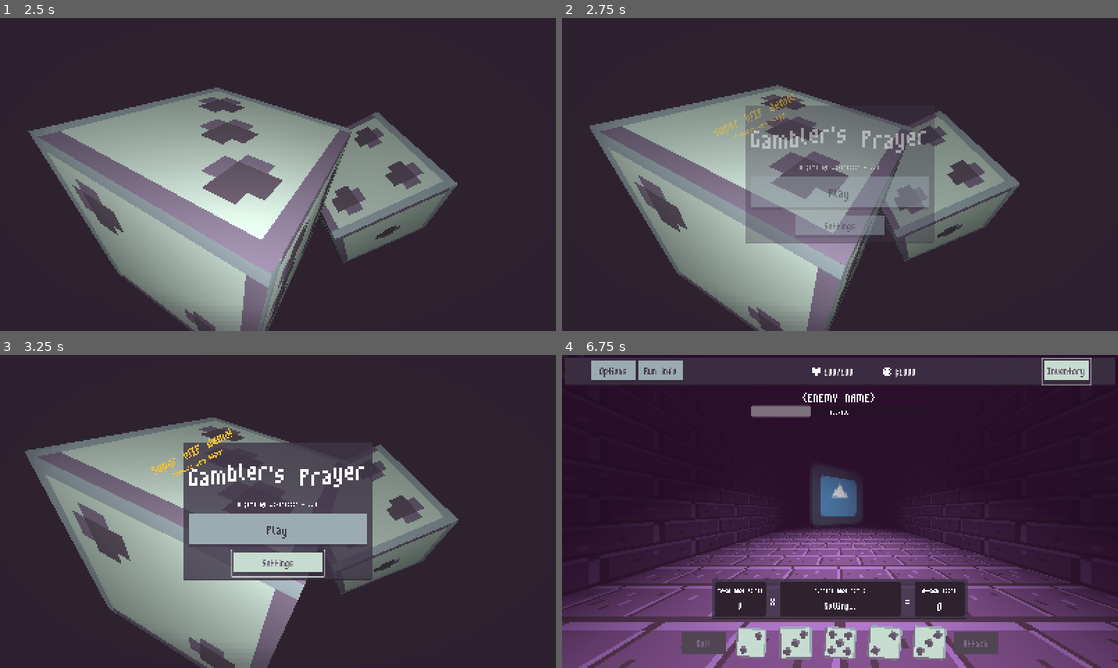
Above: before the commit, frames 1-4 (two rows, left to right).
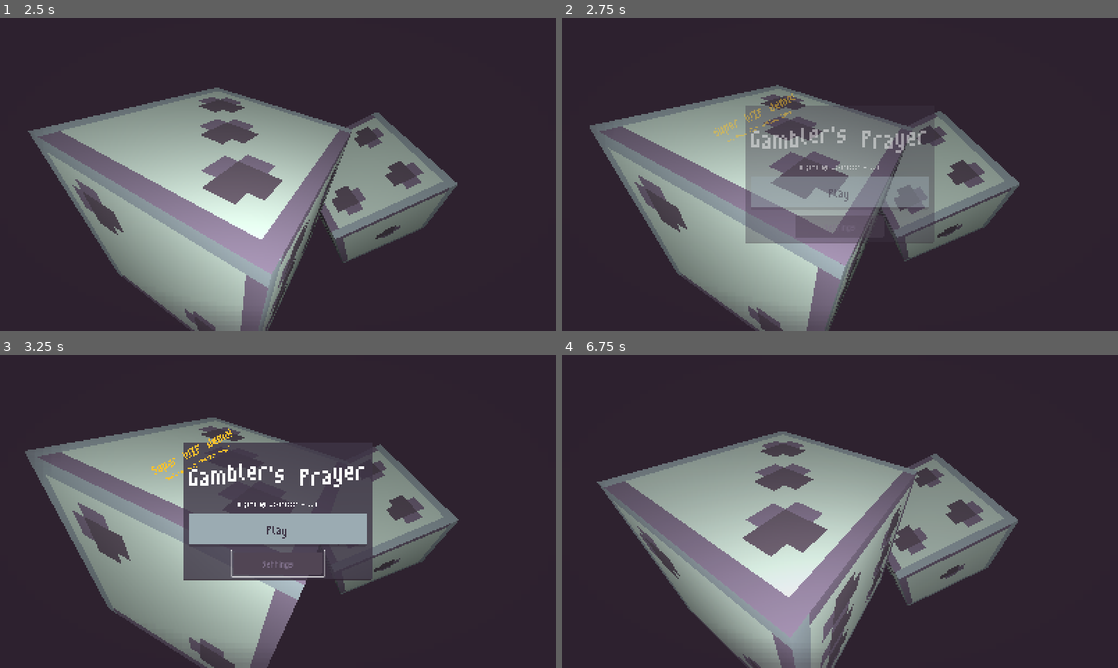
Above: after the commit, the same moments.

Repository: wokeraccoon/DiceGame
Game: Godot game, scene res://scenes/main.tscn
Two runs of this game, one before a commit and one after it. Both use one fixed random seed, a clock stepped at 60 frames per second and the inputs below. The engine's default icon, where the game draws it, is replaced by a stand-in: a white triangle on a blue panel in a dark square.
Inputs (mouse positions are in pixels of both pictures, inside the frame that each line leads up to):
- Up to frame 1 (2.5 s): move the mouse to (400, 158) at 0.52 s; hold D (turn_right) 0.53-1.28 s; move the mouse to (166, 190) at 1.27 s; hold S (walk_backwards) 1.28-2.03 s; move the mouse to (333, 105) at 2.02 s; hold D (turn_right) from 2.03 s (still down)
- Up to frame 2 (2.75 s): keep holding D (turn_right)
- Up to frame 3 (3.25 s): release D (turn_right) at 2.75 s; click (278, 564) at 2.75 s, where only the run before the commit has a clickable "Settings"
- Up to frame 4 (6.75 s): click "Play" at 3.5 s; click "Options" at 4.25 s; click (840, 495) at 5 s, where only the run after the commit has a clickable "Main Menu"; click (662, 370) at 5.75 s, where only the run before the commit has a clickable "Run info"; click (1067, 370) at 6.5 s, where only the run before the commit has a clickable "Inventory"

Frame 1 is identical in both runs. In frame 2, 1.0% of the frame differs, in the area x 29-58%, y 29-70%; in frame 3, 1.1%; in frame 4, 53%, in the area x 0-100%, y 0-100%.

Commit message:
added options menu

Diff:
--- a/classes/Ability.gd
+++ /dev/null
@@ -1,2 +0,0 @@
-class_name Abiltiy
-extends Item
--- a/classes/player_class.gd
+++ b/classes/player_class.gd
@@ -5,5 +5,4 @@
 @export var description : String = ""
 @export var sprite : Texture2D = preload("res://icon.svg")
 @export var base_health : int = 100
-@export var starter_weapon : Weapon
 @export var starter_items : Array[Item]
--- a/classes/weapon.gd
+++ /dev/null
@@ -1,4 +0,0 @@
-class_name Weapon
-extends Item
-
-@export var base_damage : int
--- a/dice/dice.gd
+++ b/dice/dice.gd
@@ -39,6 +39,10 @@
 		dice_texture.texture = alt_dice_array_textures[dice_value - 1]
 	else:
 		dice_texture.texture = dice_array_textures[dice_value - 1]
+
+	can_interact = true
+	dice_state = DiceStates.INTRO
+
 
 func _process(delta: float) -> void:
 
@@ -101,6 +105,8 @@
 		elif dice_state == DiceStates.LOCK:
 			animation_player.play("DICE_UNLOCK")
 
+func reset_dice() -> void:
+	_ready()
 
 func _on_dice_button_focus_entered() -> void:
 	if can_interact:
--- a/scenes/game/battle_stage/battle_ui/player_dice_ui.gd
+++ b/scenes/game/battle_stage/battle_ui/player_dice_ui.gd
@@ -7,36 +7,42 @@
 @onready var roll_button: Button = %RollButton
 @onready var attack_button: Button = %AttackButton
 @onready var scoring_area: HBoxContainer = %ScoringArea
-@onready var top_bar_ui: MarginContainer = %TopBarUI
 @onready var total_dice_score_label: Label = %TotalDiceScoreLabel
 @onready var attack_score_label: Label = %AttackScoreLabel
+@onready var rolls_left_box: MarginContainer = $BottomAreaUi/VBoxContainer/DiceArea/RollsLeftBox
+@onready var rolls_left_label: Label = %RollsLeftLabel
+@onready var dice_hand_label: RichTextLabel = %DiceHandLabel
 
 @export var player_dice : Array[Dice] = []
 
 var total_dice_score : int = 0
+var rolls_left : int  = 0
 
 signal dice_roll_finished(dice_values : Dictionary[String,int])
+
+signal player_attacked
 
 func _ready() -> void:
 	total_dice_score = 0
 	total_dice_score_label.text = str(total_dice_score)
-
 	roll_button.hide()
 	attack_button.hide()
 	scoring_area.hide()
+	rolls_left_box.hide()
 
 	set_attack_score_label(0)
 
-	_on_battle_stage_ready()
+	show_player_dice_ui()
 
-func _on_battle_stage_ready() -> void:
+func show_player_dice_ui() -> void:
 
-	for i in 5:
-		await get_tree().create_timer(0.25).timeout
-		var dice : Dice = DICE.instantiate()
-		player_dice_holder.add_child(dice)
-		dice.connect("roll_complete",on_dice_roll_complete)
-		player_dice.append(dice)
+	if player_dice.is_empty():
+		for i in 5:
+			await get_tree().create_timer(0.25).timeout
+			var dice : Dice = DICE.instantiate()
+			player_dice_holder.add_child(dice)
+			dice.connect("roll_complete",on_dice_roll_complete)
+			player_dice.append(dice)
 
 
 	await get_tree().create_timer(0.25).timeout
@@ -44,6 +50,7 @@
 	roll_button.show()
 	attack_button.show()
 	scoring_area.show()
+	rolls_left_box.show()
 	roll_button.disabled = true
 	attack_button.disabled = true
 
@@ -55,7 +62,9 @@
 
 	if dice_rolled == 5:
 		dice_rolled = 0
-		roll_button.disabled = false
+
+		if rolls_left > 0:
+			roll_button.disabled = false
 		attack_button.disabled = false
 
 		roll_button.grab_focus()
@@ -71,7 +80,6 @@
 		dice_roll_finished.emit(dice_values)
 
 
-@onready var dice_hand_label: RichTextLabel = %DiceHandLabel
 
 func show_dice_combo(dice_combo : DiceCalculator.DiceComboNames) -> void:
 
@@ -93,10 +101,20 @@
 		DiceCalculator.DiceComboNames.YATCH:
 			dice_hand_label.text = "[rainbow sat=0.5][wave amp=100 freq=5][font_size=48]Yatch! (100)[/font_size][/wave][/rainbow]"
 
-func set_attack_score_label(score : int):
+func set_rolls_left(rolls : int) -> void:
+	rolls_left = rolls
+	rolls_left_label.text = str(rolls)
+
+func set_attack_score_label(score : int) -> void:
 	attack_score_label.text = str(score)
 
 func _on_roll_button_pressed() -> void:
+	roll_dice()
+
+func roll_dice(initial_roll : bool = false) -> void:
+	if !initial_roll:
+		set_rolls_left(rolls_left - 1)
+
 	set_attack_score_label(0)
 	total_dice_score = 0
 	total_dice_score_label.text = str(total_dice_score)
@@ -104,7 +122,20 @@
 	dice_hand_label.text = "[shake rate=20.0 level=5 connected=1][font_size=48]Rolling...[/font_size][/shake]"
 
 	for dice : Dice in player_dice:
+		if initial_roll:
+			dice.reset_dice()
+
 		dice.start_roll_dice()
 
 	roll_button.disabled = true
 	attack_button.disabled = true
+
+func reset_player_UI(rolls : int) -> void:
+	show()
+	set_rolls_left(rolls)
+	roll_dice(true)
+
+func _on_attack_button_pressed() -> void:
+	hide()
+
+	player_attacked.emit()
--- a/scenes/game/battle_stage/battle_ui/player_dice_ui.tscn
+++ b/scenes/game/battle_stage/battle_ui/player_dice_ui.tscn
@@ -24,14 +24,11 @@
 [node name="BottomAreaUi" type="MarginContainer" parent="."]
 custom_minimum_size = Vector2(964, 272)
 layout_mode = 1
-anchors_preset = 7
-anchor_left = 0.5
+anchors_preset = 12
 anchor_top = 1.0
-anchor_right = 0.5
+anchor_right = 1.0
 anchor_bottom = 1.0
-offset_left = -358.0
-offset_top = -248.0
-offset_right = 358.0
+offset_top = -261.0
 grow_horizontal = 2
 grow_vertical = 0
 theme_override_constants/margin_left = 8
@@ -207,6 +204,51 @@
 size_flags_horizontal = 3
 mouse_filter = 2
 
+[node name="RollsLeftBox" type="MarginContainer" parent="BottomAreaUi/VBoxContainer/DiceArea"]
+custom_minimum_size = Vector2(142, 0)
+layout_mode = 2
+size_flags_horizontal = 4
+size_flags_vertical = 4
+
+[node name="Panel2" type="Panel" parent="BottomAreaUi/VBoxContainer/DiceArea/RollsLeftBox"]
+layout_mode = 2
+theme_override_styles/panel = SubResource("StyleBoxTexture_sjw43")
+
+[node name="MarginContainer" type="MarginContainer" parent="BottomAreaUi/VBoxContainer/DiceArea/RollsLeftBox"]
+layout_mode = 2
+theme_override_constants/margin_left = 8
+theme_override_constants/margin_top = 8
+theme_override_constants/margin_right = 8
+theme_override_constants/margin_bottom = 8
+
+[node name="VBoxContainer" type="HBoxContainer" parent="BottomAreaUi/VBoxContainer/DiceArea/RollsLeftBox/MarginContainer"]
+layout_mode = 2
+theme_override_constants/separation = 8
+
+[node name="RollsLeftLabel" type="Label" parent="BottomAreaUi/VBoxContainer/DiceArea/RollsLeftBox/MarginContainer/VBoxContainer"]
+unique_name_in_owner = true
+layout_mode = 2
+size_flags_horizontal = 3
+size_flags_vertical = 3
+theme_override_font_sizes/font_size = 48
+text = "0"
+horizontal_alignment = 1
+vertical_alignment = 1
+
+[node name="Label" type="Label" parent="BottomAreaUi/VBoxContainer/DiceArea/RollsLeftBox/MarginContainer/VBoxContainer"]
+layout_mode = 2
+size_flags_vertical = 1
+theme_override_font_sizes/font_size = 32
+text = "Rolls Left"
+horizontal_alignment = 1
+vertical_alignment = 1
+
+[node name="MarginContainer6" type="MarginContainer" parent="BottomAreaUi/VBoxContainer/DiceArea"]
+custom_minimum_size = Vector2(8, 0)
+layout_mode = 2
+size_flags_horizontal = 4
+mouse_filter = 2
+
 [node name="RollButton" type="Button" parent="BottomAreaUi/VBoxContainer/DiceArea"]
 unique_name_in_owner = true
 custom_minimum_size = Vector2(128, 64)
@@ -214,11 +256,15 @@
 size_flags_horizontal = 4
 size_flags_vertical = 4
 text = "Roll"
+
+[node name="HBoxContainer" type="HBoxContainer" parent="BottomAreaUi/VBoxContainer/DiceArea"]
+layout_mode = 2
 
 [node name="MarginContainer" type="MarginContainer" parent="BottomAreaUi/VBoxContainer/DiceArea"]
 custom_minimum_size = Vector2(64, 0)
 layout_mode = 2
-size_flags_horizontal = 3
+size_flags_horizontal = 0
+size_flags_vertical = 4
 mouse_filter = 2
 
 [node name="PlayerDiceHolder" type="HBoxContainer" parent="BottomAreaUi/VBoxContainer/DiceArea"]
@@ -233,7 +279,8 @@
 [node name="MarginContainer2" type="MarginContainer" parent="BottomAreaUi/VBoxContainer/DiceArea"]
 custom_minimum_size = Vector2(64, 0)
 layout_mode = 2
-size_flags_horizontal = 3
+size_flags_horizontal = 0
+size_flags_vertical = 4
 mouse_filter = 2
 
 [node name="AttackButton" type="Button" parent="BottomAreaUi/VBoxContainer/DiceArea"]
@@ -244,9 +291,22 @@
 size_flags_vertical = 4
 text = "Attack"
 
-[node name="MarginContainer3" type="MarginContainer" parent="BottomAreaUi/VBoxContainer/DiceArea"]
+[node name="MarginContainer8" type="MarginContainer" parent="BottomAreaUi/VBoxContainer/DiceArea"]
+custom_minimum_size = Vector2(8, 0)
+layout_mode = 2
+size_flags_horizontal = 4
+mouse_filter = 2
+
+[node name="MarginContainer9" type="MarginContainer" parent="BottomAreaUi/VBoxContainer/DiceArea"]
+custom_minimum_size = Vector2(142, 64)
+layout_mode = 2
+size_flags_horizontal = 4
+size_flags_vertical = 4
+
+[node name="MarginContainer7" type="MarginContainer" parent="BottomAreaUi/VBoxContainer/DiceArea"]
 layout_mode = 2
 size_flags_horizontal = 3
 mouse_filter = 2
 
 [connection signal="pressed" from="BottomAreaUi/VBoxContainer/DiceArea/RollButton" to="." method="_on_roll_button_pressed"]
+[connection signal="pressed" from="BottomAreaUi/VBoxContainer/DiceArea/AttackButton" to="." method="_on_attack_button_pressed"]
--- a/scenes/game/game_manager.gd
+++ b/scenes/game/game_manager.gd
@@ -1,16 +1,26 @@
 class_name GameManager
 extends Node2D
 
+enum GameStates {
+	PLAYER_TURN,
+	ENEMY_TURN,
+	DEAD,
+	WIN
+}
 
+var game_state : GameStates = GameStates.PLAYER_TURN
 
+@onready var player_manager: PlayerManager = $PlayerManager
 @onready var dice_calculator: DiceCalculator = $DiceCalculator
 @onready var battle_stage: BattleStage = %BattleStage
-
 @onready var player_dice_ui: PlayerDiceUI = %PlayerDiceUI
+@onready var top_bar_ui: TopBarUI = %TopBarUI
 
 var player_attack_score : int = 0
 
-signal restart_run
+
+func _ready() -> void:
+	player_dice_ui.set_rolls_left(player_manager.rolls)
 
 func _on_player_dice_ui_dice_roll_finished(dice_values: Dictionary[String,int]) -> void:
 	player_attack_score = 0
@@ -23,3 +33,7 @@
 
 	player_dice_ui.set_attack_score_label(player_attack_score)
 	player_dice_ui.show_dice_combo(dice_combo)
+
+
+func _on_player_dice_ui_player_attacked() -> void:
+	pass
--- a/scenes/game/game_manager.tscn
+++ b/scenes/game/game_manager.tscn
@@ -1,8 +1,9 @@
-[gd_scene load_steps=7 format=3 uid="uid://b6hkp7ydpotqs"]
+[gd_scene load_steps=8 format=3 uid="uid://b6hkp7ydpotqs"]
 
 [ext_resource type="Script" uid="uid://v54vb110se7y" path="res://scenes/game/game_manager.gd" id="1_x6pty"]
 [ext_resource type="PackedScene" uid="uid://b2rt1670ts75n" path="res://scenes/game/dice_calculator/dice_calculator.tscn" id="2_ghnn3"]
 [ext_resource type="PackedScene" uid="uid://dkx41chdlblvm" path="res://scenes/game/battle_stage/battle_stage.tscn" id="3_i3nyo"]
+[ext_resource type="PackedScene" uid="uid://c8iv0aaoj855d" path="res://scenes/game/player_manager/player_manager.tscn" id="3_o5hsk"]
 [ext_resource type="PackedScene" uid="uid://tliv023b8t2y" path="res://scenes/game/battle_stage/battle_ui/player_dice_ui.tscn" id="4_g0gdj"]
 [ext_resource type="PackedScene" uid="uid://bt7hu8n4rfque" path="res://gui_assets/vignette.tscn" id="4_o5hsk"]
 [ext_resource type="PackedScene" uid="uid://cv7a1erym7ml7" path="res://scenes/game/top_bar_ui/top_bar_ui.tscn" id="6_u5ytd"]
@@ -11,6 +12,8 @@
 script = ExtResource("1_x6pty")
 
 [node name="DiceCalculator" parent="." instance=ExtResource("2_ghnn3")]
+
+[node name="PlayerManager" parent="." instance=ExtResource("3_o5hsk")]
 
 [node name="BattleScreen" type="CanvasLayer" parent="."]
 
@@ -104,3 +107,4 @@
 unique_name_in_owner = true
 
 [connection signal="dice_roll_finished" from="BattleScreen/PlayerDiceUI" to="." method="_on_player_dice_ui_dice_roll_finished"]
+[connection signal="player_attacked" from="BattleScreen/PlayerDiceUI" to="." method="_on_player_dice_ui_player_attacked"]
--- a/scenes/game/player_manager/player_manager.gd
+++ b/scenes/game/player_manager/player_manager.gd
@@ -1,7 +1,11 @@
 class_name PlayerManager
 extends Node
 
-var max_health : int = 100
-var health : int = 100
+var max_health : int = 500
+var health : int = 500
 
-var player_class : PlayerClass
+var rolls : int = 4
+
+@export var inventory : Array[Item] = []
+
+@export var player_class : PlayerClass
--- /dev/null
+++ b/scenes/game/top_bar_ui/top_bar_ui.gd
@@ -0,0 +1,9 @@
+class_name TopBarUI
+extends MarginContainer
+
+@onready var options_button: Button = %OptionsButton
+
+signal options_menu_requested
+
+func _on_options_button_pressed() -> void:
+	options_menu_requested.emit()
--- a/scenes/game/top_bar_ui/top_bar_ui.tscn
+++ b/scenes/game/top_bar_ui/top_bar_ui.tscn
@@ -1,6 +1,7 @@
-[gd_scene load_steps=3 format=3 uid="uid://cv7a1erym7ml7"]
+[gd_scene load_steps=4 format=3 uid="uid://cv7a1erym7ml7"]
 
 [ext_resource type="Texture2D" uid="uid://cggkenhrhp6g4" path="res://gui_assets/heart.png" id="1_gl2go"]
+[ext_resource type="Script" uid="uid://cyqm86svhb0ah" path="res://scenes/game/top_bar_ui/top_bar_ui.gd" id="1_xkuxh"]
 [ext_resource type="Texture2D" uid="uid://o60prr8yrji" path="res://gui_assets/coin_ui.png" id="2_xkuxh"]
 
 [node name="TopBarUI" type="MarginContainer"]
@@ -12,6 +13,7 @@
 theme_override_constants/margin_top = 8
 theme_override_constants/margin_right = 8
 theme_override_constants/margin_bottom = 8
+script = ExtResource("1_xkuxh")
 
 [node name="Panel" type="Panel" parent="."]
 layout_mode = 2
@@ -36,14 +38,17 @@
 theme_override_constants/separation = 8
 alignment = 1
 
-[node name="Button" type="Button" parent="HBoxContainer/MarginContainer/HBoxContainer"]
+[node name="OptionsButton" type="Button" parent="HBoxContainer/MarginContainer/HBoxContainer"]
+unique_name_in_owner = true
 custom_minimum_size = Vector2(128, 64)
 layout_mode = 2
 text = "Options"
 
-[node name="Button2" type="Button" parent="HBoxContainer/MarginContainer/HBoxContainer"]
+[node name="RunInfoButton" type="Button" parent="HBoxContainer/MarginContainer/HBoxContainer"]
+unique_name_in_owner = true
 custom_minimum_size = Vector2(128, 64)
 layout_mode = 2
+disabled = true
 text = "Run info"
 
 [node name="MarginContainer" type="MarginContainer" parent="HBoxContainer/MarginContainer/HBoxContainer"]
@@ -59,7 +64,8 @@
 expand_mode = 1
 stretch_mode = 4
 
-[node name="Label" type="Label" parent="HBoxContainer/MarginContainer/HBoxContainer"]
+[node name="PlayerHealthLabel" type="Label" parent="HBoxContainer/MarginContainer/HBoxContainer"]
+unique_name_in_owner = true
 layout_mode = 2
 theme_override_font_sizes/font_size = 48
 text = "100/100"
@@ -77,7 +83,8 @@
 expand_mode = 1
 stretch_mode = 4
 
-[node name="Label2" type="Label" parent="HBoxContainer/MarginContainer/HBoxContainer"]
+[node name="PlayerMoneyLabel" type="Label" parent="HBoxContainer/MarginContainer/HBoxContainer"]
+unique_name_in_owner = true
 layout_mode = 2
 theme_override_font_sizes/font_size = 48
 text = "$1000"
@@ -86,11 +93,20 @@
 layout_mode = 2
 size_flags_horizontal = 3
 
-[node name="Button3" type="Button" parent="HBoxContainer/MarginContainer/HBoxContainer"]
+[node name="MarginContainer4" type="MarginContainer" parent="HBoxContainer/MarginContainer/HBoxContainer"]
+custom_minimum_size = Vector2(128, 0)
+layout_mode = 2
+size_flags_horizontal = 3
+
+[node name="InventoryButton" type="Button" parent="HBoxContainer/MarginContainer/HBoxContainer"]
+unique_name_in_owner = true
 custom_minimum_size = Vector2(128, 64)
 layout_mode = 2
+disabled = true
 text = "Inventory"
 
 [node name="MarginContainer4" type="MarginContainer" parent="HBoxContainer"]
 custom_minimum_size = Vector2(64, 0)
 layout_mode = 2
+
+[connection signal="pressed" from="HBoxContainer/MarginContainer/HBoxContainer/OptionsButton" to="." method="_on_options_button_pressed"]
--- a/scenes/main.gd
+++ b/scenes/main.gd
@@ -1,17 +1,18 @@
 class_name Main
 extends Node
 
-const MAIN_MENU = preload("res://scenes/main_menu/main_menu.tscn")
+const MAIN_MENU_UI = preload("res://scenes/main_menu/main_menu_ui.tscn")
 const GAME = preload("res://scenes/game/game_manager.tscn")
-
+const OPTIONS_MENU_UI = preload("res://scenes/options_menu/options_menu_ui.tscn")
 @onready var main_layer: CanvasLayer = %MainLayer
+@onready var pause_layer: CanvasLayer = %PauseLayer
 
 var game : GameManager
 
 func _ready() -> void:
-	var main_menu : MainMenu = MAIN_MENU.instantiate()
+	var main_menu : MainMenuUI = MAIN_MENU_UI.instantiate()
 	main_layer.add_child(main_menu)
-	main_menu.new_game_started.connect(_start_new_game)
+	main_menu.new_run_requested.connect(_new_run)
 
 	if OS.has_feature("android"):
 		get_tree().root.content_scale_factor = 1
@@ -19,14 +20,34 @@
 	else:
 		get_tree().root.content_scale_factor = 0.8
 
-func _start_new_game() -> void:
+
+func _new_run() -> void:
+	if game != null:
+		_unpause_game()
+		game.queue_free()
+
 	for child in main_layer.get_children():
 		child.queue_free()
 
 	game = GAME.instantiate()
 	main_layer.add_child(game)
-	game.restart_run.connect(_restart_game)
+
+	game.top_bar_ui.options_menu_requested.connect(_pause_game)
+
+func _pause_game() -> void:
+	var options_menu : OptionsMenuUI = OPTIONS_MENU_UI.instantiate()
+	pause_layer.add_child(options_menu)
+
+	options_menu.back_to_game_requested.connect(_unpause_game)
+	options_menu.new_run_requested.connect(_new_run)
+	options_menu.main_menu_requested.connect(_restart_game)
+
+	process_mode = Node.PROCESS_MODE_DISABLED
+
+func _unpause_game() -> void:
+	process_mode = Node.PROCESS_MODE_INHERIT
+	for child : Node in pause_layer.get_children():
+		child.queue_free()
 
 func _restart_game() -> void:
-	game.queue_free()
-	_start_new_game()
+	get_tree().reload_current_scene()
--- a/scenes/main.tscn
+++ b/scenes/main.tscn
@@ -9,3 +9,5 @@
 unique_name_in_owner = true
 
 [node name="PauseLayer" type="CanvasLayer" parent="."]
+unique_name_in_owner = true
+layer = 3
--- a/scenes/main_menu/main_menu.gd
+++ b/scenes/main_menu/main_menu_ui.gd
@@ -1,11 +1,11 @@
-class_name MainMenu
+class_name MainMenuUI
 extends Control
 
 @onready var quit_button: Button = %QuitButton
 
 @onready var new_game_button: Button = %NewGameButton
 
-signal new_game_started
+signal new_run_requested
 
 func _ready() -> void:
 	if OS.has_feature("android"):
@@ -14,8 +14,7 @@
 	new_game_button.grab_focus()
 
 func _on_new_game_button_pressed() -> void:
-	new_game_started.emit()
-
+	new_run_requested.emit()
 
 func _on_quit_button_pressed() -> void:
 	get_tree().quit()
--- a/scenes/main_menu/main_menu.tscn
+++ b/scenes/main_menu/main_menu_ui.tscn
@@ -1,8 +1,8 @@
 [gd_scene load_steps=10 format=3 uid="uid://n3qds18fabsn"]
 
-[ext_resource type="Script" uid="uid://ccs4n8wx8a2fg" path="res://scenes/main_menu/main_menu.gd" id="1_yl4tm"]
-[ext_resource type="PackedScene" uid="uid://bt7hu8n4rfque" path="res://gui_assets/vignette.tscn" id="2_0ebjn"]
-[ext_resource type="PackedScene" uid="uid://cxccrwe47j83a" path="res://scenes/main_menu/main_menu_background.tscn" id="3_ob46e"]
+[ext_resource type="Script" uid="uid://ccs4n8wx8a2fg" path="res://scenes/main_menu/main_menu_ui.gd" id="1_c7op6"]
+[ext_resource type="PackedScene" uid="uid://cxccrwe47j83a" path="res://scenes/main_menu/main_menu_background.tscn" id="2_lhs03"]
+[ext_resource type="PackedScene" uid="uid://bt7hu8n4rfque" path="res://gui_assets/vignette.tscn" id="3_rfupy"]
 
 [sub_resource type="Animation" id="Animation_ob46e"]
 resource_name = "INTRO"
@@ -101,14 +101,14 @@
 states/INTRO/position = Vector2(346.667, 94.6667)
 transitions = ["Start", "INTRO", SubResource("AnimationNodeStateMachineTransition_uqeha")]
 
-[node name="MainMenu" type="Control"]
+[node name="MainMenuUI" type="Control"]
 layout_mode = 3
 anchors_preset = 15
 anchor_right = 1.0
 anchor_bottom = 1.0
 grow_horizontal = 2
 grow_vertical = 2
-script = ExtResource("1_yl4tm")
+script = ExtResource("1_c7op6")
 
 [node name="ColorRect" type="ColorRect" parent="."]
 layout_mode = 1
@@ -179,7 +179,7 @@
 rotation = -0.449135
 bbcode_enabled = true
 text = "[wave][shake][color=#f9c22b][font_size=64]Super WIP demo![/font_size]
-[font_size=32]Probably very buggy!"
+[font_size=32]Warning: May contain bugs!"
 horizontal_alignment = 1
 metadata/_edit_use_anchors_ = true
 
@@ -225,6 +225,7 @@
 custom_minimum_size = Vector2(256, 64)
 layout_mode = 2
 size_flags_horizontal = 4
+disabled = true
 text = "Settings"
 
 [node name="QuitButton" type="Button" parent="MarginContainer/MarginContainer2/VBoxContainer"]
--- a/scenes/options_menu/options_menu_ui.gd
+++ b/scenes/options_menu/options_menu_ui.gd
@@ -4,13 +4,15 @@
 @onready var back_to_game_button: Button = %BackToGameButton
 
 signal main_menu_requested
-signal restart_run_requested
+signal new_run_requested
+
+signal back_to_game_requested
 
 func _on_back_to_game_button_pressed() -> void:
-	visible = false
+	back_to_game_requested.emit()
 
 func _on_main_menu_button_pressed() -> void:
 	main_menu_requested.emit()
 
-func _on_restart_run_button_pressed() -> void:
-	restart_run_requested.emit()
+func _on_new_run_button_pressed() -> void:
+	new_run_requested.emit()
--- a/scenes/options_menu/options_menu_ui.tscn
+++ b/scenes/options_menu/options_menu_ui.tscn
@@ -1,8 +1,9 @@
 [gd_scene load_steps=2 format=3 uid="uid://pjvajmuvf1q1"]
 
-[ext_resource type="Script" path="res://scenes/options_menu/options_menu_ui.gd" id="1_akrml"]
+[ext_resource type="Script" uid="uid://cgm5a6q5mujoh" path="res://scenes/options_menu/options_menu_ui.gd" id="1_akrml"]
 
 [node name="OptionsMenuUI" type="Control"]
+process_mode = 3
 layout_mode = 3
 anchors_preset = 15
 anchor_right = 1.0
@@ -18,7 +19,7 @@
 anchor_bottom = 1.0
 grow_horizontal = 2
 grow_vertical = 2
-color = Color(0.161108, 0.161108, 0.161108, 1)
+color = Color(0.180392, 0.133333, 0.184314, 1)
 
 [node name="CenterContainer" type="CenterContainer" parent="."]
 layout_mode = 1
@@ -47,10 +48,47 @@
 
 [node name="Label" type="Label" parent="CenterContainer/MarginContainer/MarginContainer/VBoxContainer"]
 layout_mode = 2
-theme_override_font_sizes/font_size = 32
+size_flags_vertical = 3
+theme_override_font_sizes/font_size = 64
 text = "Options"
 horizontal_alignment = 1
 vertical_alignment = 1
+
+[node name="NewRunButton" type="Button" parent="CenterContainer/MarginContainer/MarginContainer/VBoxContainer"]
+unique_name_in_owner = true
+custom_minimum_size = Vector2(256, 64)
+layout_mode = 2
+size_flags_horizontal = 4
+text = "New Run"
+
+[node name="MainMenuButton" type="Button" parent="CenterContainer/MarginContainer/MarginContainer/VBoxContainer"]
+unique_name_in_owner = true
+custom_minimum_size = Vector2(256, 64)
+layout_mode = 2
+size_flags_horizontal = 4
+text = "Main Menu"
+
+[node name="Label2" type="Label" parent="CenterContainer/MarginContainer/MarginContainer/VBoxContainer"]
+layout_mode = 2
+theme_override_font_sizes/font_size = 32
+text = "*Game does not autosave yet!*"
+horizontal_alignment = 1
+vertical_alignment = 1
+
+[node name="MarginContainer3" type="MarginContainer" parent="CenterContainer/MarginContainer/MarginContainer/VBoxContainer"]
+layout_mode = 2
+theme_override_constants/margin_left = 4
+theme_override_constants/margin_top = 4
+theme_override_constants/margin_right = 4
+theme_override_constants/margin_bottom = 4
+
+[node name="SettingsButton" type="Button" parent="CenterContainer/MarginContainer/MarginContainer/VBoxContainer"]
+unique_name_in_owner = true
+custom_minimum_size = Vector2(256, 64)
+layout_mode = 2
+size_flags_horizontal = 4
+disabled = true
+text = "Settings"
 
 [node name="MarginContainer2" type="MarginContainer" parent="CenterContainer/MarginContainer/MarginContainer/VBoxContainer"]
 layout_mode = 2
@@ -59,26 +97,12 @@
 theme_override_constants/margin_right = 4
 theme_override_constants/margin_bottom = 4
 
-[node name="RestartRunButton" type="Button" parent="CenterContainer/MarginContainer/MarginContainer/VBoxContainer"]
-unique_name_in_owner = true
-custom_minimum_size = Vector2(256, 64)
-layout_mode = 2
-size_flags_horizontal = 4
-text = "Restart Run"
-
-[node name="MainMenuButton" type="Button" parent="CenterContainer/MarginContainer/MarginContainer/VBoxContainer"]
-unique_name_in_owner = true
-custom_minimum_size = Vector2(256, 64)
-layout_mode = 2
-size_flags_horizontal = 4
-text = "Main Menu"
-
 [node name="BackToGameButton" type="Button" parent="CenterContainer/MarginContainer/MarginContainer/VBoxContainer"]
 unique_name_in_owner = true
-custom_minimum_size = Vector2(256, 64)
+custom_minimum_size = Vector2(384, 64)
 layout_mode = 2
-text = "Back"
+text = "Back To Game"
 
-[connection signal="pressed" from="CenterContainer/MarginContainer/MarginContainer/VBoxContainer/RestartRunButton" to="." method="_on_restart_run_button_pressed"]
+[connection signal="pressed" from="CenterContainer/MarginContainer/MarginContainer/VBoxContainer/NewRunButton" to="." method="_on_new_run_button_pressed"]
 [connection signal="pressed" from="CenterContainer/MarginContainer/MarginContainer/VBoxContainer/MainMenuButton" to="." method="_on_main_menu_button_pressed"]
 [connection signal="pressed" from="CenterContainer/MarginContainer/MarginContainer/VBoxContainer/BackToGameButton" to="." method="_on_back_to_game_button_pressed"]
Not shown, removed: classes/Ability.gd.uid
Not shown, removed: classes/weapon.gd.uid
Not shown, added: scenes/game/top_bar_ui/top_bar_ui.gd.uid
Renamed: scenes/main_menu/main_menu.gd.uid -> scenes/main_menu/main_menu_ui.gd.uid
Not shown: 1 places in scenes/main_menu/main_menu_ui.tscn that only renumber resources
